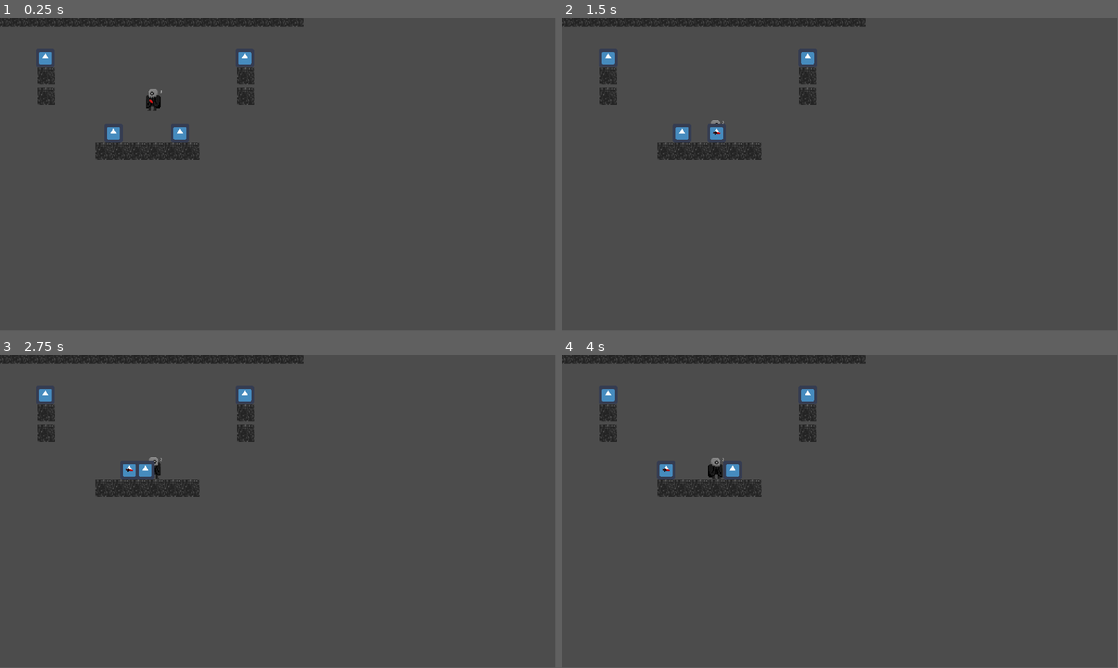
Above: before the commit, frames 1-4 (two rows, left to right).
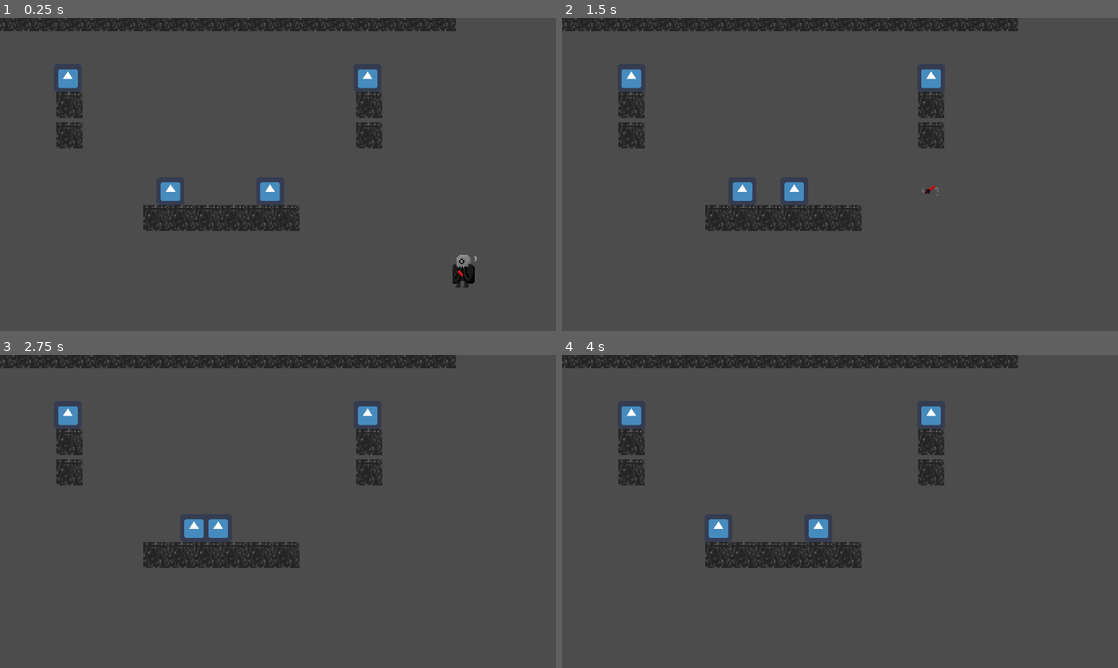
Above: after the commit, the same moments.

Repository: ben-caldwell/dagger-game
Game: Godot game, scene res://scenes/TestLevel.tscn
Same seed, same stepped clock (60 frames per second), same inputs: the game is played once before the commit and once after it. The engine's default icon, where the game draws it, is replaced by a stand-in: a white triangle on a blue panel in a dark square.
Inputs (mouse positions are in pixels of both pictures, inside the frame that each line leads up to):
- Up to frame 1 (0.25 s): no input
- Up to frame 2 (1.5 s): move the mouse to (962, 158) at 0.52 s; click (962, 158) at 0.67 s; move the mouse to (728, 190) at 1.27 s; click (728, 190) at 1.42 s
- Up to frame 3 (2.75 s): move the mouse to (333, 442) at 2.02 s; click (333, 442) at 2.17 s
- Up to frame 4 (4 s): move the mouse to (812, 574) at 2.77 s; click (812, 574) at 2.92 s; move the mouse to (1006, 558) at 3.52 s; click (1006, 558) at 3.67 s
The window is 799x449 before the commit and 800x450 after it. Grey fills any space a smaller window leaves; there, only what the larger window draws over its background counts as a difference.

The runs differ from the first frame. In frame 1, 7.4% of the frame differs, in the area x 0-86%, y 0-87%; in frame 2, 7.0%; in frame 3, 7.0%; in frame 4, 7.1%.

Commit message:
Change window size to 720p.

Diff:
--- a/game_test/project.godot
+++ b/game_test/project.godot
@@ -25,8 +25,9 @@
 
 [display]
 
-window/size/width=1920
-window/size/height=1080
+window/size/width=1280
+window/size/height=720
+window/size/resizable=false
 window/size/fullscreen=true
 
 [layer_names]
--- a/game_test/scenes/TestLevel.tscn
+++ b/game_test/scenes/TestLevel.tscn
@@ -7,7 +7,7 @@
 [node name="Node2D" type="Node2D"]
 
 [node name="Player" parent="." instance=ExtResource( 1 )]
-position = Vector2( 530, 250 )
+position = Vector2( 1067.24, 549.38 )
 
 [node name="Node2D" type="Node2D" parent="."]
 editor/display_folded = true
